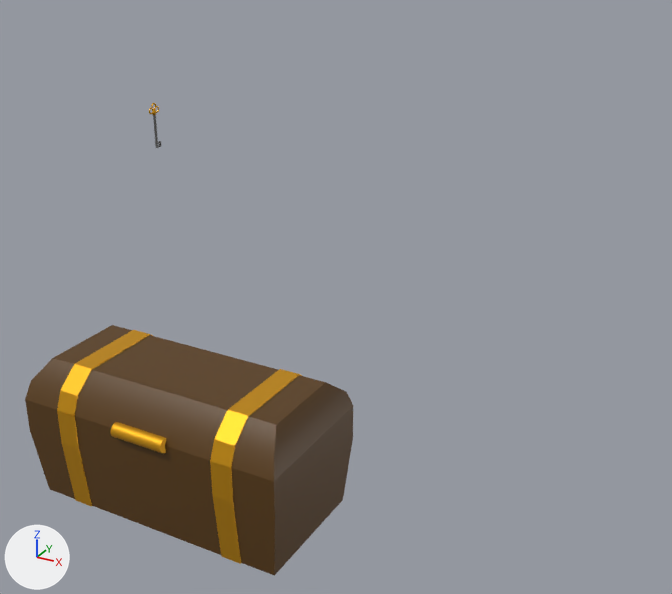
An edit to the Blender file art/puzzle.blend, drawn before and after from the same camera.
Rendered twice from a 50 mm lens placed at (3.5, -7.59, 3.99), pointed at (-0.39, -0.52, 0.45). The axes (+X, +Y, +Z) are drawn at lower left. The lights are the same throughout. The picture after the commit comes second.

Script lines for the objects in view, before the commit:
```python
ob_i_chest = bpy.data.objects.new('i-chest', None)
ob_i_chest.location = (-0.03, -3.25, 0.05)
ob_i_chest.instance_type = 'COLLECTION'
ob_i_chest.instance_collection = col_chest
ob_i_key = bpy.data.objects.new('i-key', None)
ob_i_key.location = (-1.91, -1.11, 1.83)
ob_i_key.instance_type = 'COLLECTION'
ob_i_key.instance_collection = col_key
ob_i_lid = bpy.data.objects.new('i-lid', None)
ob_i_lid.parent = ob_i_chest
ob_i_lid.location = (0.0, 0.0, 0.0)
ob_i_lid.instance_type = 'COLLECTION'
ob_i_lid.instance_collection = col_lid
```
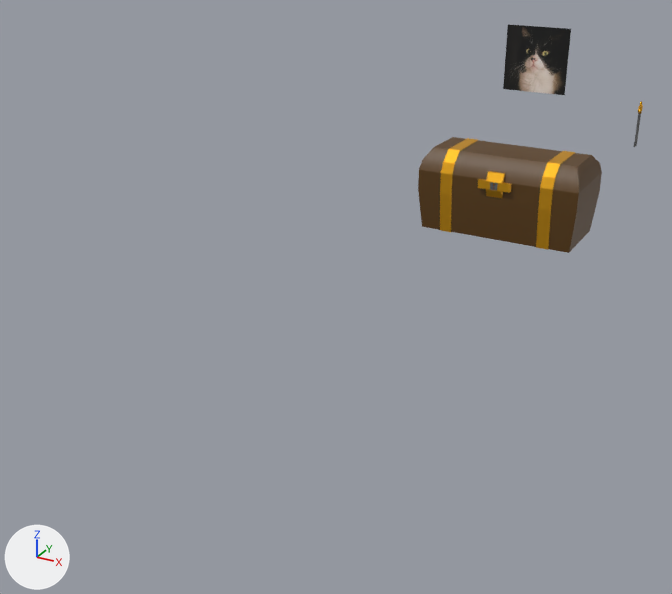
What changed in the scene script:
```text
Add img_guppy_png:
    img_guppy_png = load_image('guppy.png', 'guppy.png', 460, 460, 'sRGB')
Add mat_painting:
    mat_painting = principled_material('Painting')
    mat_painting.texture = img_guppy_png
Add me_plane:
    me_plane.from_pydata(...)  # 4 vertices, 1 face; spans x -1.0..1.0, y -1.0..1.0, z 0.0
    me_plane.materials.append(mat_painting)  # picture img_guppy_png
Add me_plane_002:
    me_plane_002.from_pydata([(-1.0, -1.0, 0.0), (1.0, -1.0, 0.0), (-1.0, 1.0, 0.0), (1.0, 1.0, 0.0)], [(2, 0), (0, 1), (1, 3), (3, 2)], [])
    me_plane_002.materials.append(mat_brass)  # orange #e7aa21
Add col_painting:
    col_painting = bpy.data.collections.new('Painting')
    col_painting.objects.link(ob_guppy)
    col_painting.objects.link(ob_plane)
Change ob_i_chest:
    ob_i_chest.location: (-0.03, -3.25, 0.05) -> (0.01, 3.21, 0.05)
    ob_i_chest.rotation_euler: (0.0, 0.0, 0.0) -> (0.0, 0.0, -3.152)  # degrees (0, 0, 0) -> degrees (0, 0, -181)
Change ob_i_key:
    ob_i_key.location: (-1.91, -1.11, 1.83) -> (1.87, 1.05, 1.83)
Add ob_i_painting:
    ob_i_painting = bpy.data.objects.new('i-painting', None)
    ob_i_painting.location = (-0.01, 3.95, 2.04)
    ob_i_painting.rotation_euler = (1.571, 0.0, -0.0109)  # degrees (90, 0, -0.6)
    ob_i_painting.scale = (0.5, 0.5, 0.5)
    ob_i_painting.instance_type = 'COLLECTION'
    ob_i_painting.instance_collection = col_painting
Add ob_guppy:
    ob_guppy = bpy.data.objects.new('Guppy', me_plane)
    ob_guppy.location = (0.0, 0.0, 0.0)
    ob_guppy.scale = (0.8, 0.8, 0.8)
Add ob_plane:
    ob_plane = bpy.data.objects.new('Plane', me_plane_002)
    ob_plane.location = (0.0, 0.0, 0.0)
```

Pixel boxes [x1, y1, x2, y2] of what changed, in the pictures (672 x 594 px):
'i-chest', moved, turned: before [25, 399, 353, 576]; after [418, 170, 602, 253]
'i-lid', moved, turned: before [25, 325, 353, 482]; after [419, 137, 602, 198]
'i-painting', added: after [503, 24, 571, 95]
'i-key', moved: before [149, 103, 161, 148]; after [634, 101, 643, 147]
